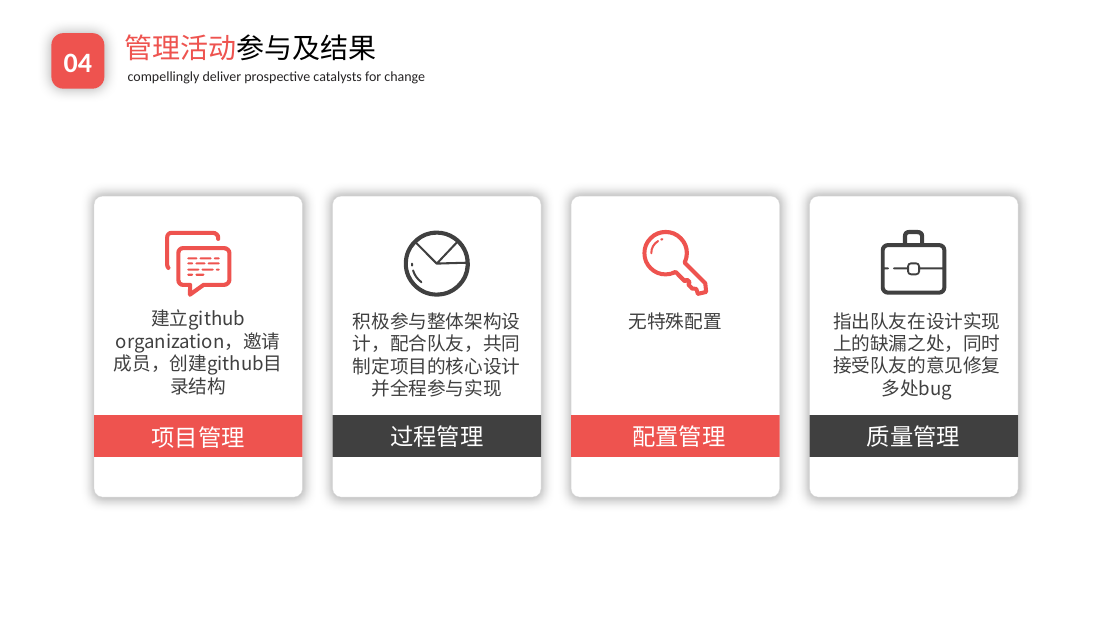
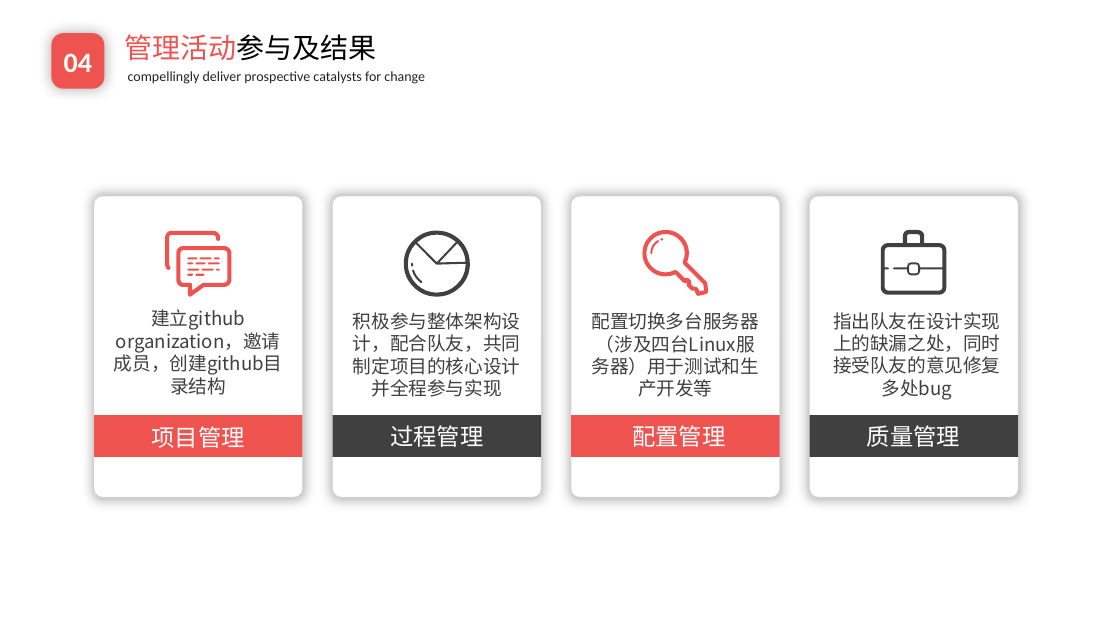
Before and after one commit to EnInternalChat/se2017, a slide deck: slide 24 of doc/个人汇报-陈潢.pptx (slide 22 before the commit). Drawn at 1120x630 pixels with LibreOffice and Linux fonts; fonts in the diff are those of the drawing; background and template pictures are left out. Boxes give left, top, right and bottom in pixels: in the first picture for what was removed or moved away, otherwise in the second. Text is boxed around its words. In the diff, an @@ line names an element or a change of style, - is before the commit and + after.

```diff
--- a/doc/个人汇报-陈潢.pptx
+++ b/doc/个人汇报-陈潢.pptx
@@ text at (592,312,759,397): text changed @@
-无特殊配置
+配置切换多台服务器（涉及四台Linux服务器）用于测试和生产开发等
```
Also in this commit, not shown: 1 other slide changed, 2 slides added, 2 other files.
